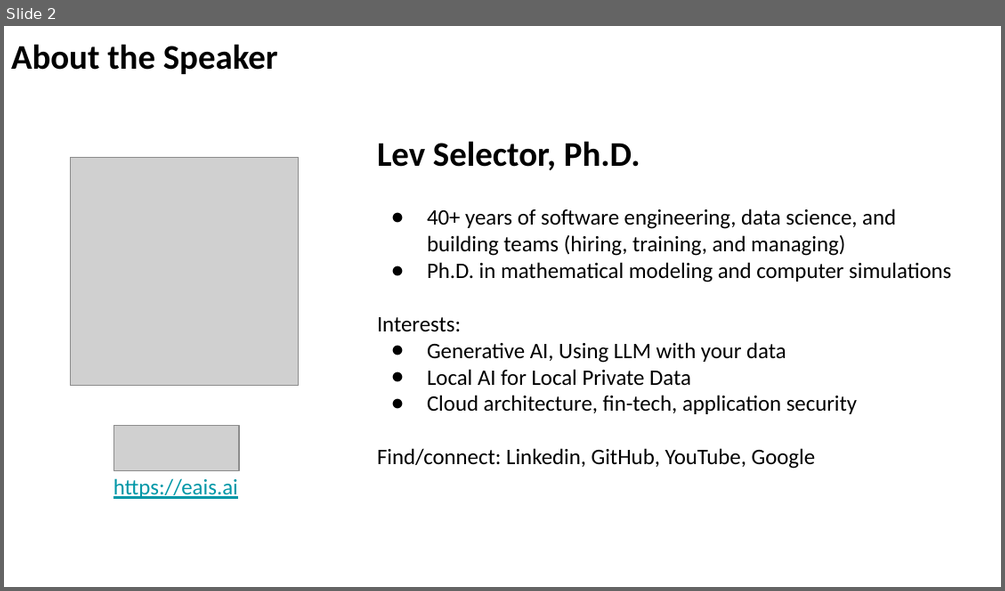
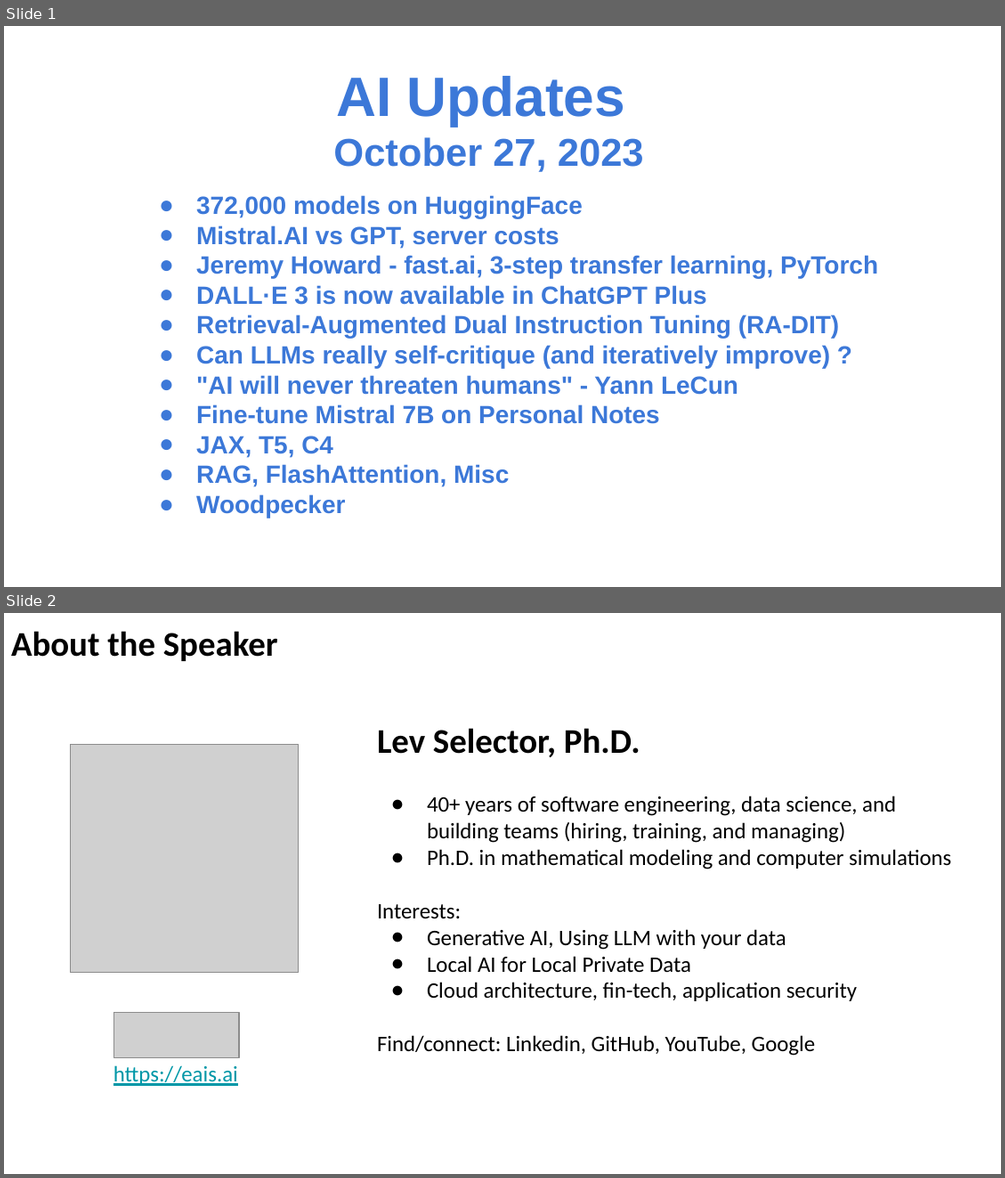
Before and after one commit to vitalmix/seminar, a slide deck: 2023/2023-10-27-AI-Updates.pptx. Shown one above the other, each under a label of ours: slide 2 before the commit, slides 1 and 2 after it. The pictures are 1005x591 and 1005x1178 pixels, drawn with LibreOffice and Linux fonts; fonts in the diff are those of the drawing; grey boxes stand for pictures. Boxes give left, top, right and bottom in pixels: in the first picture for what was removed or moved away, otherwise in the second. Text is boxed around its words. In the diff, an @@ line names an element or a change of style, - is before the commit and + after.

```diff
--- a/2023/2023-10-27-AI-Updates.pptx
+++ b/2023/2023-10-27-AI-Updates.pptx
@@ slide 1 added at (x1=4, y1=26, x2=1001, y2=587), background #FFFFFF @@
@@ text added at (x1=333, y1=76, x2=644, y2=172), 28 pt, text #3C78D8, bold @@
+AI Updates
+October 27, 2023
@@ text added at (x1=196, y1=195, x2=878, y2=517), 18 pt, text #3C78D8, bold @@
+● 372,000 models on HuggingFace
+● Mistral.AI vs GPT, server costs
+● Jeremy Howard - fast.ai, 3-step transfer learning, PyTorch
+● DALL·E 3 is now available in ChatGPT Plus
+● Retrieval-Augmented Dual Instruction Tuning (RA-DIT)
+● Can LLMs really self-critique (and iteratively improve) ?
+● "AI will never threaten humans" - Yann LeCun
+● Fine-tune Mistral 7B on Personal Notes
+● JAX, T5, C4
+● RAG, FlashAttention, Misc
+● Woodpecker
```
Also in this commit, not shown: 11 slides changed, 6 other slides added, 3 slides removed.
